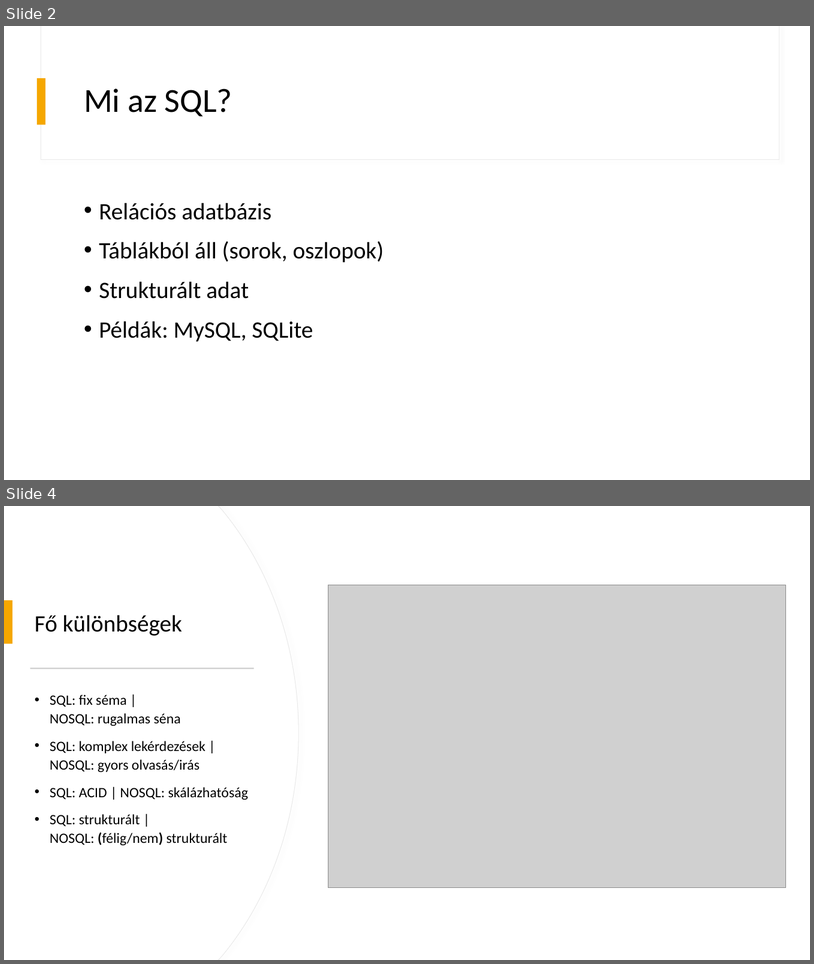
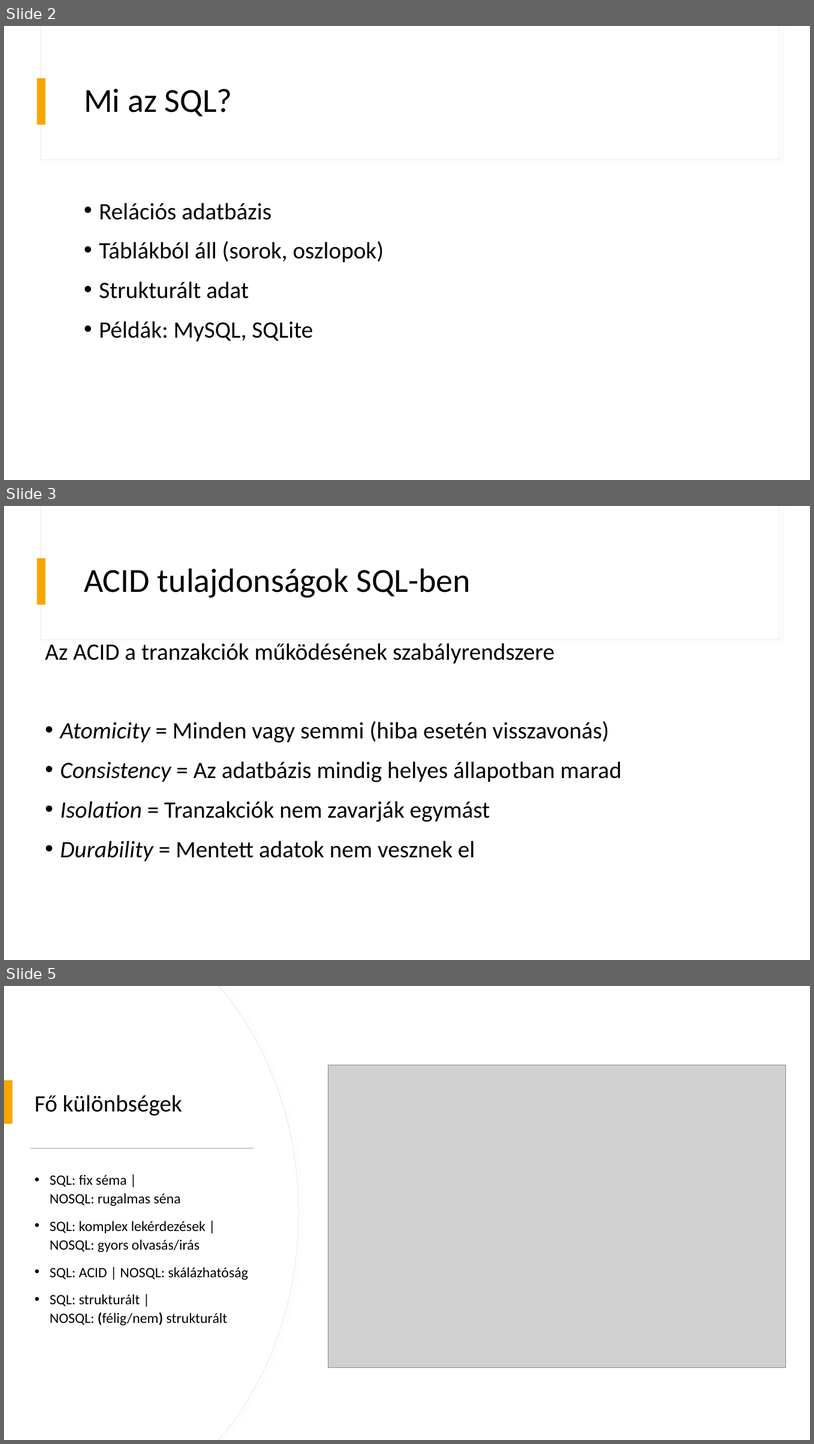
Before and after one commit to LukaPollo/NoSQL-Sql-ElasticSearch-IKT, a slide deck: presentation/IKT NoSql Sql Elastic Search.pptx. Shown one above the other, each under a label of ours: slides 2 and 4 before the commit, slides 2, 3 and 5 after it; the slides between them are not shown. The pictures are 814x964 and 814x1444 pixels, drawn with LibreOffice and Linux fonts; fonts in the diff are those of the drawing; grey boxes stand for pictures. Boxes give left, top, right and bottom in pixels: in the first picture for what was removed or moved away, otherwise in the second. Text is boxed around its words. In the diff, an @@ line names an element or a change of style, - is before the commit and + after.

Commit message:
Added SQL ACID slide

```diff
--- a/presentation/IKT NoSql Sql Elastic Search.pptx
+++ b/presentation/IKT NoSql Sql Elastic Search.pptx
@@ slide 3 added at <box>4,506,810,960</box>, background #FFFFFF; not listed: 3 template elements that a slide beside it also shows @@
@@ title added at <box>84,568,471,598</box>, 40 pt, text #000000 @@
+ACID tulajdonságok SQL-ben
@@ text added at <box>45,643,622,861</box>, 28 pt, text #000000 @@
+Az ACID a tranzakciók működésének szabályrendszere
+• Atomicity = Minden vagy semmi (hiba esetén visszavonás)
+• Consistency = Az adatbázis mindig helyes állapotban marad
+• Isolation = Tranzakciók nem zavarják egymást
+• Durability = Mentett adatok nem vesznek el
@@ what was slide 4 is now slide 5 @@
```
Also in this commit, not shown: 1 slide changed.
